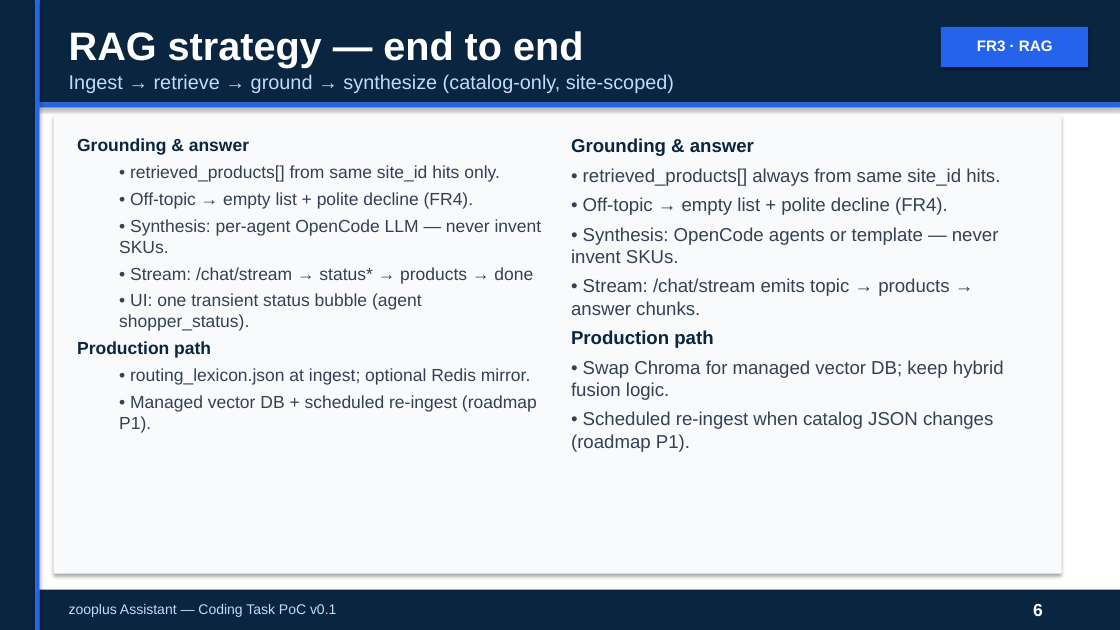
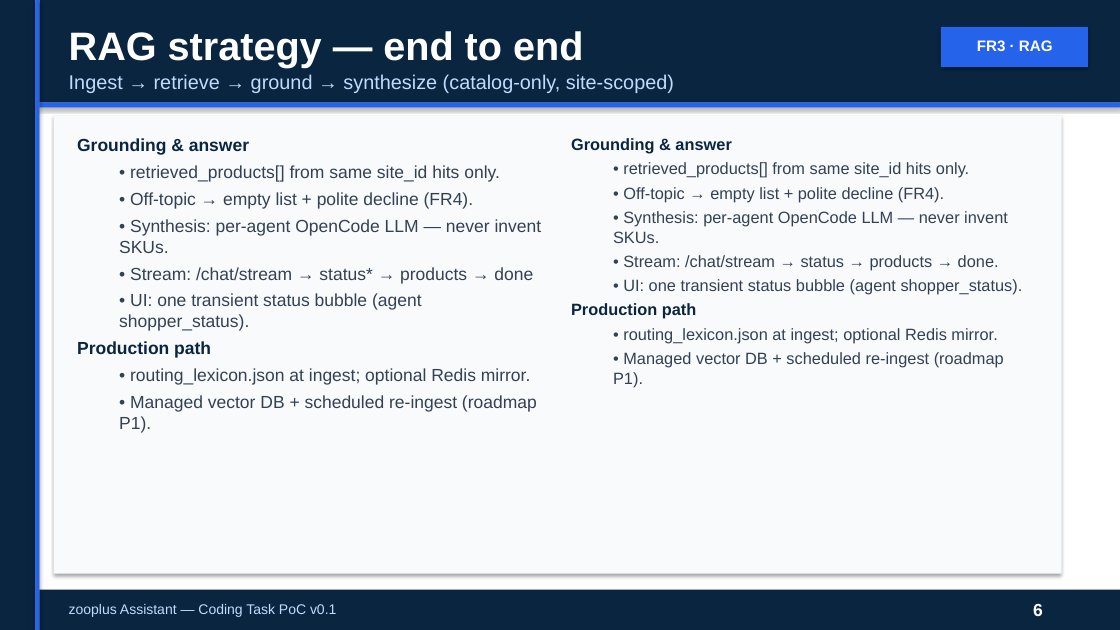
Before and after one commit to peluzzza/PoCAssistantZooplus, a slide deck: slide 6 of docs/deliverables/v0.1/zooplus-assistant-interview-15min-pro.pptx. Drawn at 1120x630 pixels with LibreOffice and Linux fonts; fonts in the diff are those of the drawing. Boxes give left, top, right and bottom in pixels: in the first picture for what was removed or moved away, otherwise in the second. Text is boxed around its words. In the diff, an @@ line names an element or a change of style, - is before the commit and + after.

```diff
--- a/docs/deliverables/v0.1/zooplus-assistant-interview-15min-pro.pptx
+++ b/docs/deliverables/v0.1/zooplus-assistant-interview-15min-pro.pptx
@@ text at bbox=[571, 138, 944, 319]: size 16 to 14 pt in "Grounding & answer", "• Off-topic → empty list + polite ...", "Production path"; less space between paragraphs; list level 1 to 2 in "• Off-topic → empty list ..." @@
@@ text at bbox=[623, 162, 969, 178]: text changed; size 16 to 14 pt @@
-• retrieved_products[] always from same site_id hits.
+  • retrieved_products[] from same site_id hits only.
@@ text at bbox=[613, 211, 1023, 295]: text changed; size 16 to 14 pt @@
-• Synthesis: OpenCode agents or template — never invent SKUs.
-• Stream: /chat/stream emits topic → products → answer chunks.
+  • Synthesis: per-agent OpenCode LLM — never invent SKUs.
+  • Stream: /chat/stream → status → products → done.
+  • UI: one transient status bubble (agent shopper_status).
@@ text at bbox=[613, 328, 1004, 387]: text changed; size 16 to 14 pt @@
-• Swap Chroma for managed vector DB; keep hybrid fusion logic.
-• Scheduled re-ingest when catalog JSON changes (roadmap P1).
+  • routing_lexicon.json at ingest; optional Redis mirror.
+  • Managed vector DB + scheduled re-ingest (roadmap P1).
```
Also in this commit, not shown: 3 other slides changed, 2 other files.
